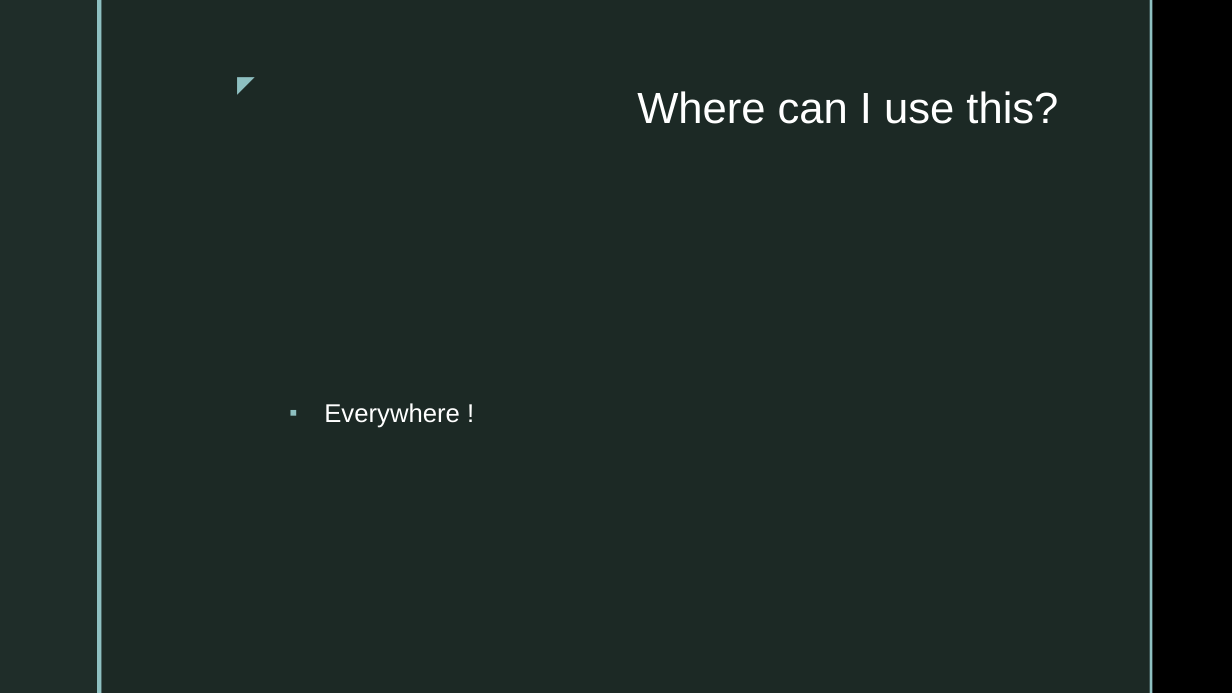
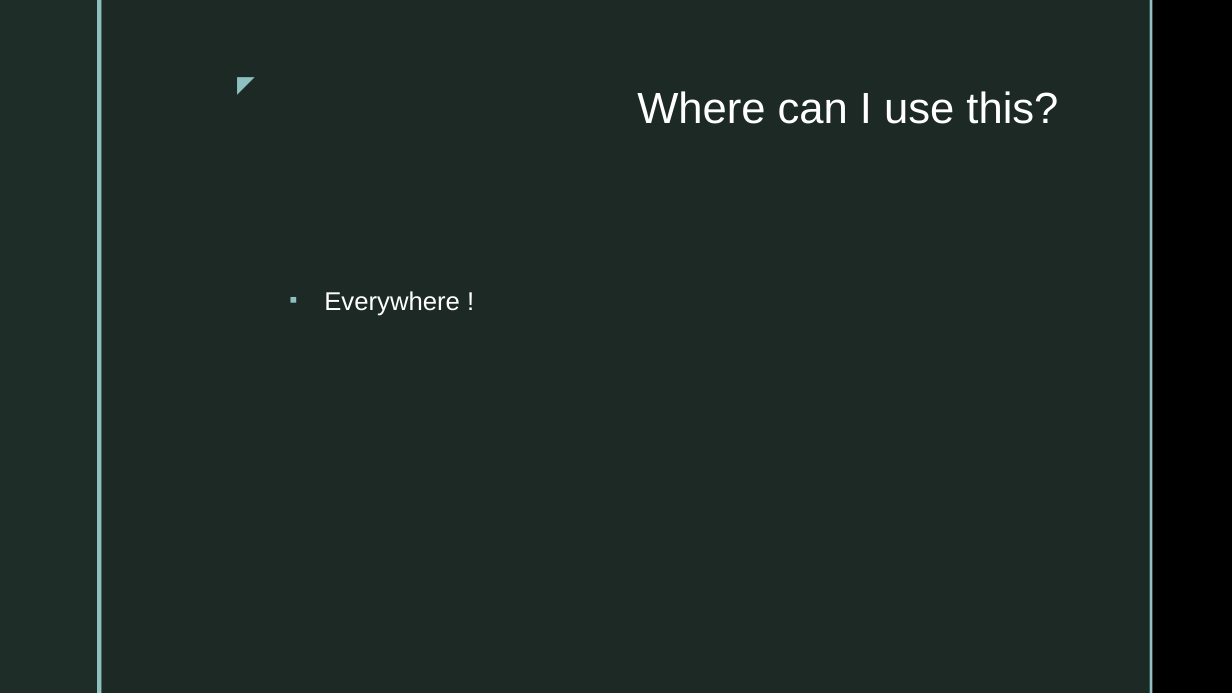
Before and after one commit to smccarthy/profile-service-presentation, a slide deck: slide 11 of profile-service-presentation.pptx (slide 10 before the commit). Drawn at 1232x693 pixels with LibreOffice and Linux fonts; fonts in the diff are those of the drawing; background and template pictures are left out. Boxes give left, top, right and bottom in pixels: in the first picture for what was removed or moved away, otherwise in the second. Text is boxed around its words. In the diff, an @@ line names an element or a change of style, - is before the commit and + after.

```diff
--- a/profile-service-presentation.pptx
+++ b/profile-service-presentation.pptx
@@ text "Everywhere !": place and size @@
-text "Everywhere !" at <box>324,403,460,428</box>
+text "Everywhere !" at <box>324,291,460,316</box>
```
Also in this commit, not shown: 4 other slides changed, 1 slide added, 1 other file.
